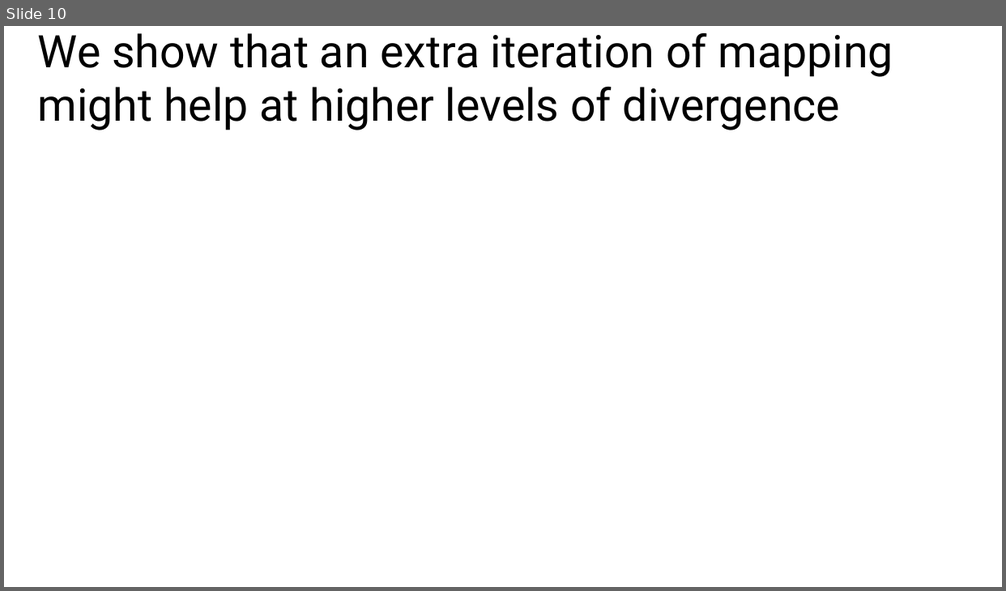
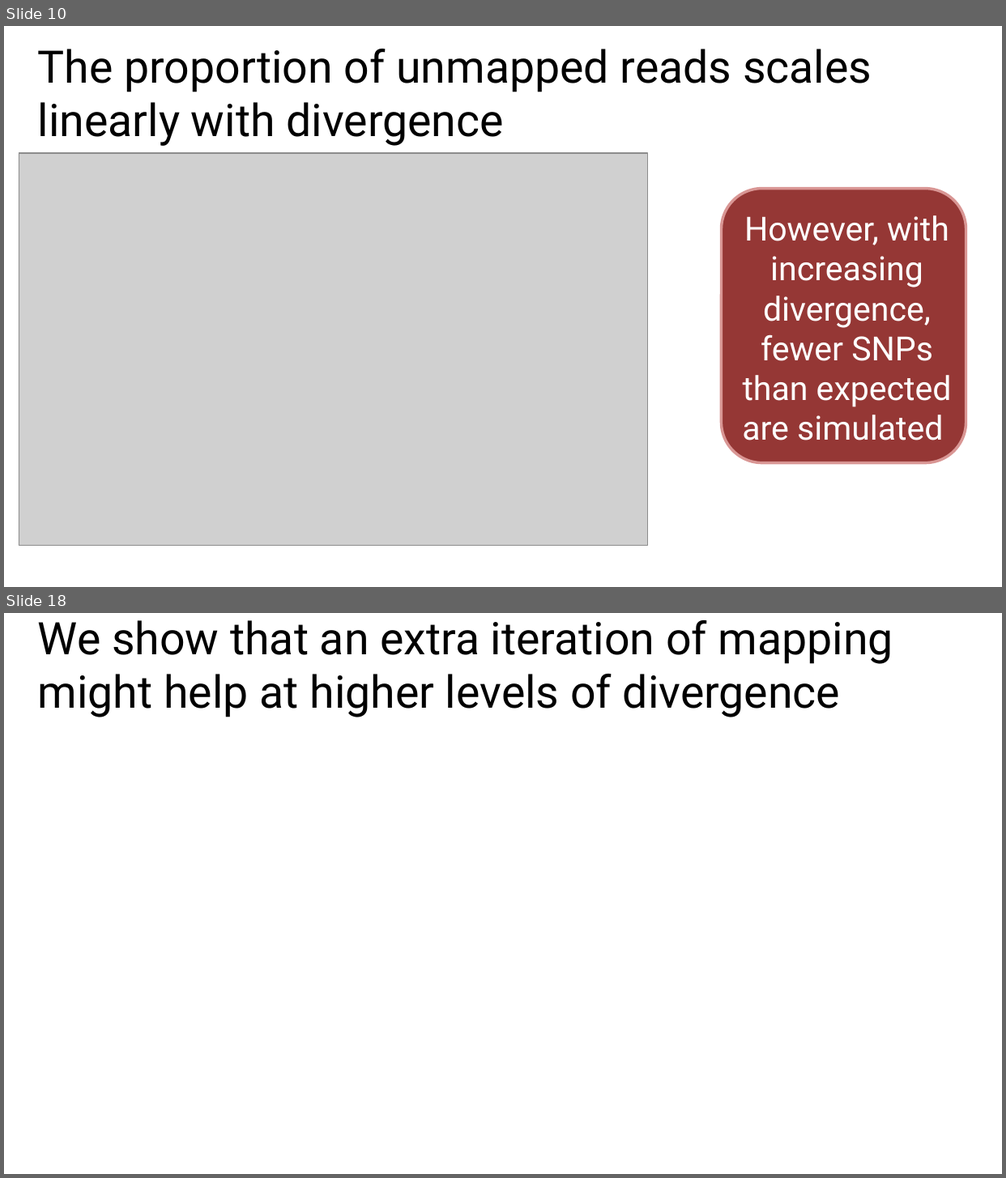
Before and after one commit to harvardinformatics/Mapping-simulations, a slide deck: evolution/Gregg-Thomas-2023-Evolution-notes.pptx. Shown one above the other, each under a label of ours: slide 10 before the commit, slides 10 and 18 after it; the slides between them are not shown. The pictures are 1006x591 and 1006x1178 pixels, drawn with LibreOffice and Linux fonts; fonts in the diff are those of the drawing; grey boxes stand for pictures. Boxes give left, top, right and bottom in pixels: in the first picture for what was removed or moved away, otherwise in the second. Text is boxed around its words. In the diff, an @@ line names an element or a change of style, - is before the commit and + after.

Commit message:
slide figures

```diff
--- a/evolution/Gregg-Thomas-2023-Evolution-notes.pptx
+++ b/evolution/Gregg-Thomas-2023-Evolution-notes.pptx
@@ slide 10 added at (x1=4, y1=26, x2=1002, y2=587), background #FFFFFF @@
@@ title added at (x1=38, y1=49, x2=872, y2=146), 32.4 pt, text #000000 @@
+The proportion of unmapped reads scales linearly with divergence
@@ picture added at (x1=19, y1=152, x2=648, y2=546) @@
@@ rounded rectangle added at (x1=722, y1=189, x2=966, y2=463), fill #953735, outline #D99694 2 pt @@
@@ text added at (x1=742, y1=216, x2=952, y2=441), 24 pt, text #FFFFFF @@
+However, with increasing divergence, fewer SNPs than expected are simulated
@@ what was slide 10 is now slide 18 @@
```
Also in this commit, not shown: 1 slide changed, 8 other slides added, 1 slide removed, 15 other files.
